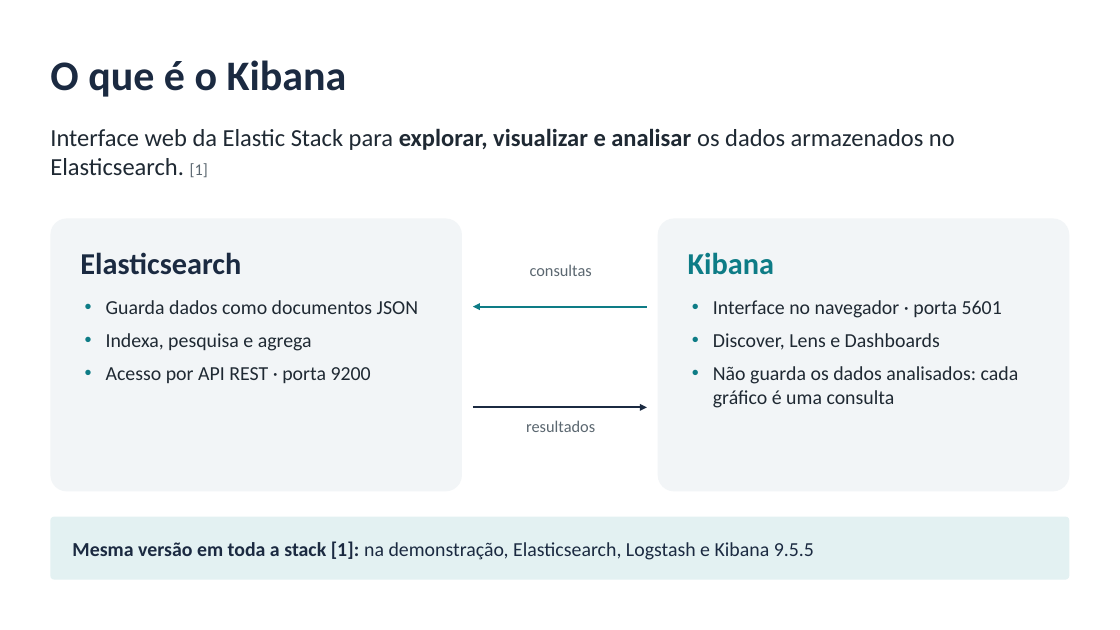
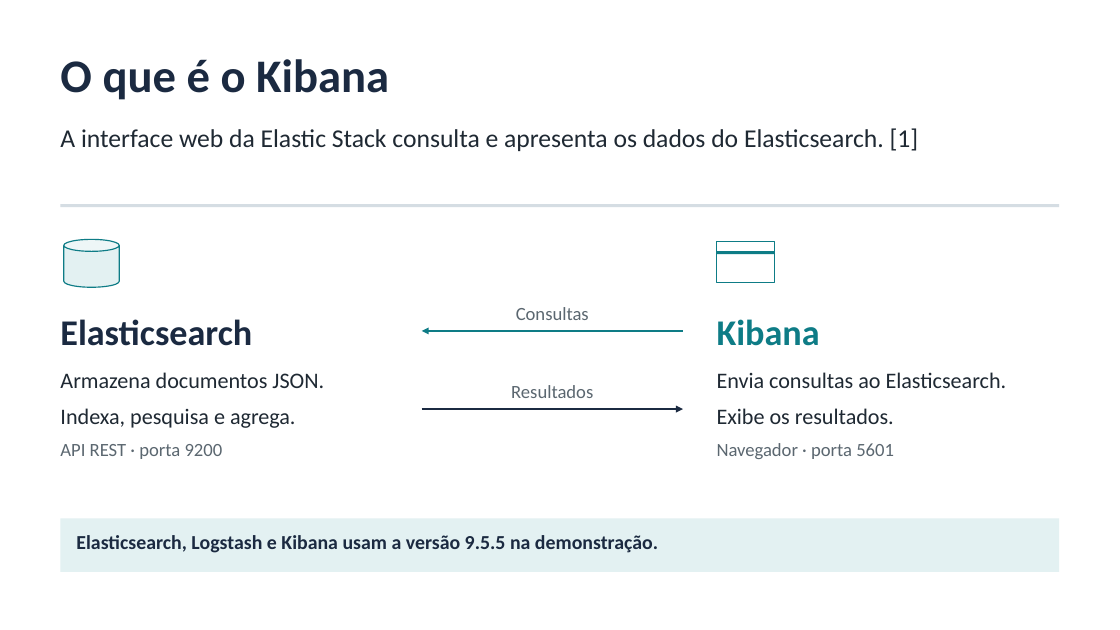
Before and after one commit to LuidyOn/Seminario_Kibana, a slide deck: slide 3 of slides/seminario_kibana.pptx. Drawn at 1120x630 pixels with LibreOffice and Linux fonts; fonts in the diff are those of the drawing. Boxes give left, top, right and bottom in pixels: in the first picture for what was removed or moved away, otherwise in the second. Text is boxed around its words. In the diff, an @@ line names an element or a change of style, - is before the commit and + after.

Commit message:
Simplifica a inicialização e refina o seminário Kibana

```diff
--- a/slides/seminario_kibana.pptx
+++ b/slides/seminario_kibana.pptx
@@ title "O que é o Kibana": place and size @@
-title "O que é o Kibana" at (50, 60, 347, 97)
+title "O que é o Kibana" at (60, 59, 389, 100)
@@ title "O que é o Kibana" at (60, 59, 389, 100): size 36 to 40 pt @@
@@ text at (60, 128, 919, 151): text changed; size 21 to 22 pt @@
-Interface web da Elastic Stack para explorar, visualizar e analisar os dados armazenados no Elasticsearch. [1]
+A interface web da Elastic Stack consulta e apresenta os dados do Elasticsearch. [1]
@@ rectangle added at (60, 204, 1060, 208), fill #D5DDE3 @@
@@ cylinder added at (64, 239, 119, 287), fill #E3F1F2, outline #0E7C86 1 pt @@
@@ rounded rectangle removed at (658, 218, 1070, 492) @@
-Kibana
-• Interface no navegador · porta 5601
-• Discover, Lens e Dashboards
-• Não guarda os dados analisados: cada gráfico é uma consulta
@@ rectangle added at (717, 241, 775, 282), outline #0E7C86 1 pt @@
@@ rectangle added at (717, 251, 775, 255), fill #0E7C86 @@
@@ text added at (60, 319, 252, 346), 31 pt, text #1B2A41, bold @@
+Elasticsearch
@@ text at (516, 307, 589, 320): text changed; size 14 to 16 pt @@
-consultas
+Consultas
@@ text added at (717, 319, 820, 346), 31 pt, text #0E7C86, bold @@
+Kibana
@@ arrow moved from (647, 307) - (473, 307) to (683, 331) - (422, 331) @@
@@ arrow (683, 331) - (422, 331): stroke #0E7C86 1.75 pt to #0E7C86 2 pt @@
@@ text at (60, 372, 324, 459): text changed; size 17 to 19 pt @@
-Elasticsearch
-• Guarda dados como documentos JSON
-• Indexa, pesquisa e agrega
-• Acesso por API REST · porta 9200
+Armazena documentos JSON.
+Indexa, pesquisa e agrega.
+API REST · porta 9200
@@ text "Armazena documentos JSON.": place and size @@
-text "Armazena documentos JSON." at (50, 218, 462, 492)
+text "Armazena documentos JSON." at (60, 372, 324, 459)
@@ text "Armazena documentos JSON." at (60, 372, 324, 459): fill #F2F5F7 to none @@
@@ text at (511, 385, 593, 398): text changed; size 14 to 16 pt @@
-resultados
+Resultados
@@ text added at (717, 372, 1007, 459), 19 pt, text #1F2933 @@
+Envia consultas ao Elasticsearch.
+Exibe os resultados.
+Navegador · porta 5601
@@ arrow moved from (473, 408) - (647, 408) to (422, 409) - (683, 409) @@
@@ arrow (422, 409) - (683, 409): stroke #1B2A41 1.75 pt to #1B2A41 2 pt @@
@@ rectangle added at (60, 518, 1060, 572), fill #E3F1F2 @@
@@ text at (76, 535, 658, 553): text changed; bold on @@
-Mesma versão em toda a stack [1]: na demonstração, Elasticsearch, Logstash e Kibana 9.5.5
+Elasticsearch, Logstash e Kibana usam a versão 9.5.5 na demonstração.
@@ text "Elasticsearch, Logstash e Kibana usam ...": place and size @@
-text "Elasticsearch, Logstash e Kibana usam ..." at (50, 517, 1070, 580)
+text "Elasticsearch, Logstash e Kibana usam ..." at (76, 535, 658, 553)
@@ text "Elasticsearch, Logstash e Kibana usam ..." at (76, 535, 658, 553): vertical alignment middle to top; fill #E3F1F2 to none @@
```
Also in this commit, not shown: 2 other slides changed, 10 slides added, 9 slides removed, 15 other files.
